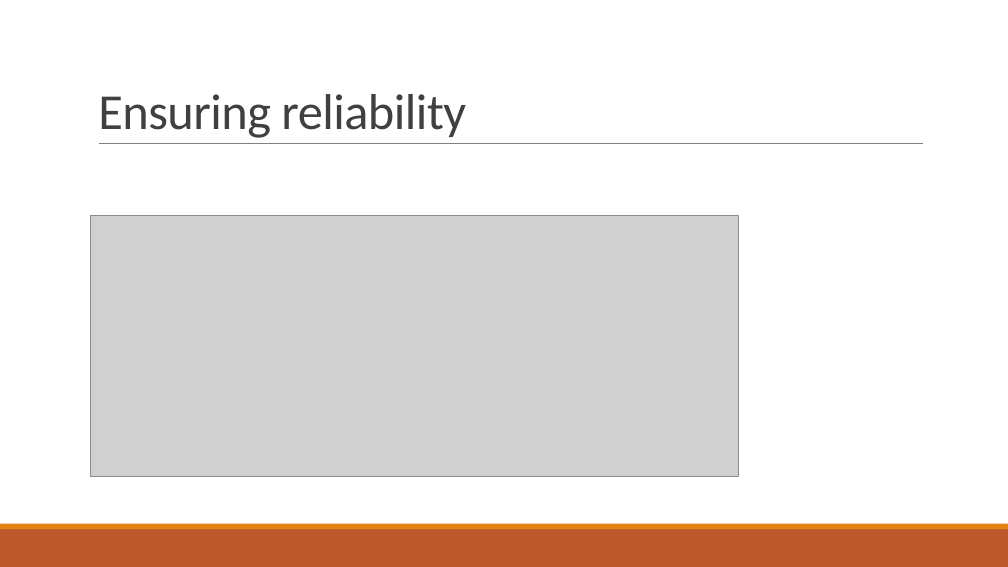
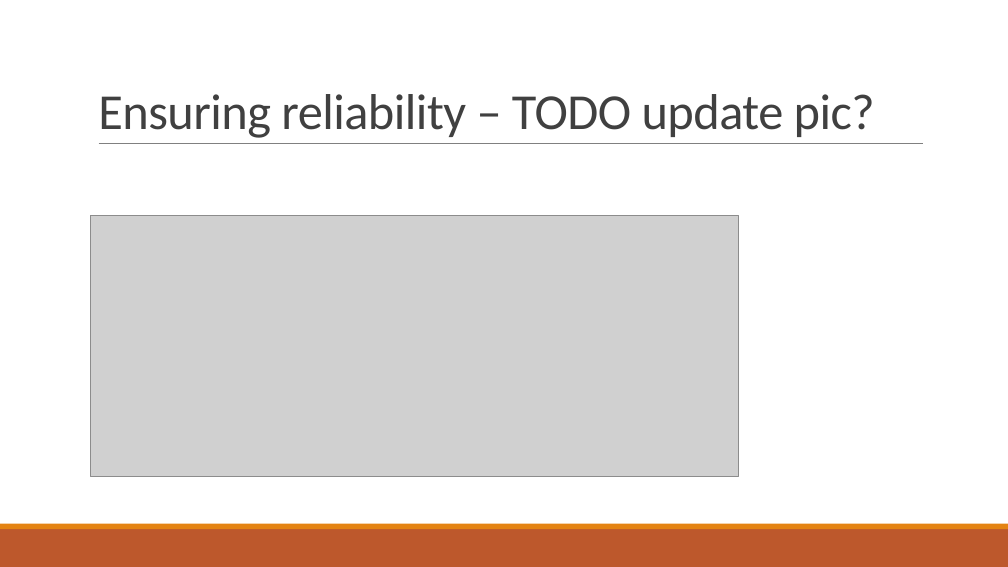
Before and after one commit to PStahl/master_thesis, a slide deck: slide 14 of presentation/presentation2.pptx. Drawn at 1008x567 pixels with LibreOffice and Linux fonts; fonts in the diff are those of the drawing; grey boxes stand for pictures. Boxes give left, top, right and bottom in pixels: in the first picture for what was removed or moved away, otherwise in the second. Text is boxed around its words. In the diff, an @@ line names an element or a change of style, - is before the commit and + after.

```diff
--- a/presentation/presentation2.pptx
+++ b/presentation/presentation2.pptx
@@ title at <box>98,94,875,138</box>: text changed @@
-Ensuring reliability
+Ensuring reliability – TODO update pic?
```
Also in this commit, not shown: 1 other slide changed.
